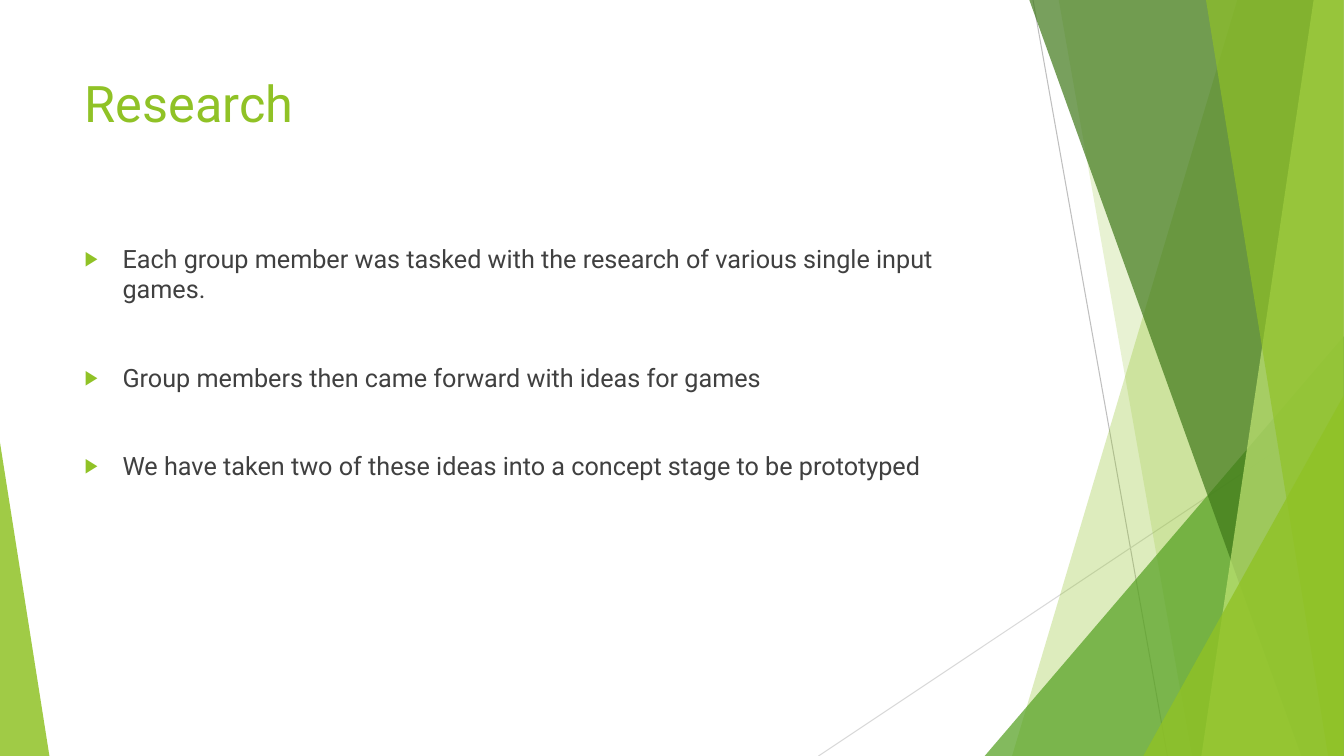
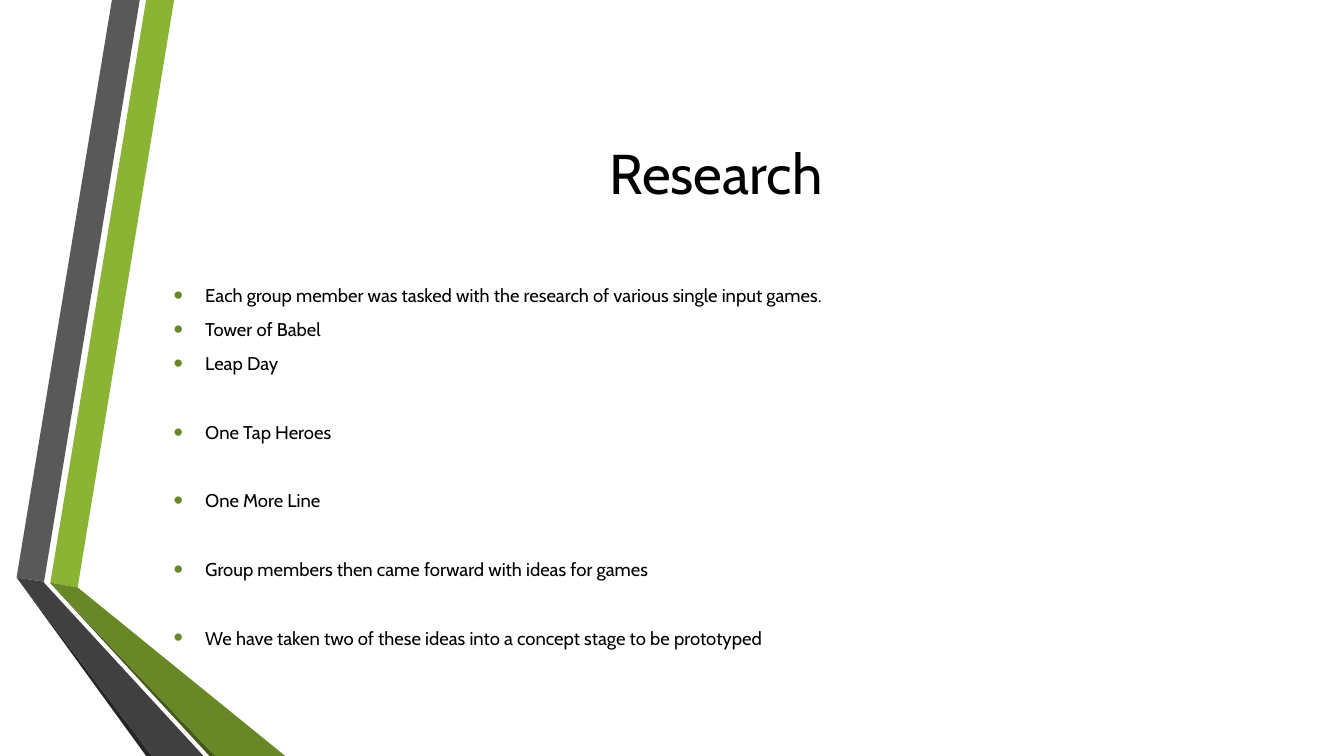
Before and after one commit to UoSGroupProjects1718/mgp-mpg-group-5, a slide deck: slide 3 of Management/Presentations/Initial presentation.pptx (slide 2 before the commit). Drawn at 1344x756 pixels with LibreOffice and Linux fonts; fonts in the diff are those of the drawing; background and template pictures are left out. Boxes give left, top, right and bottom in pixels: in the first picture for what was removed or moved away, otherwise in the second. Text is boxed around its words. In the diff, an @@ line names an element or a change of style, - is before the commit and + after.

```diff
--- a/Management/Presentations/Initial presentation.pptx
+++ b/Management/Presentations/Initial presentation.pptx
@@ title "Research": place and size @@
-title "Research" at [85,84,294,123]
+title "Research" at [609,152,822,195]
@@ title "Research" at [609,152,822,195]: size 36 to 40 pt, font Roboto to Cabin, text colour #90C226 to #000000; alignment left to centre; vertical alignment top to middle @@
@@ text "Each group member was tasked ...": place and size @@
-text "Each group member was tasked ..." at [123,249,932,481]
+text "Each group member was tasked ..." at [205,288,821,649]
@@ text "Each group member was tasked ..." at [205,288,821,649]: vertical alignment top to middle @@
@@ text at [205,288,821,649]: size 18 to 13.2 pt, font Roboto to Cabin, text colour #404040 to #000000 in "Each group member was tasked with the ...", "Group members then came forward with ideas ...", "We have taken two of these ideas ..."; bullet ▶ to •; less space between paragraphs; bullet colour #90C226 to #688727 @@
@@ group removed at [0,0,1344,756]: 8 freeform shapes, 2 lines @@
@@ text at [205,426,331,508]: paragraphs added @@
+• Tower of Babel
+• Leap Day
+• One Tap Heroes
+• One More Line
@@ group added at [16,0,285,756]: 6 freeform shapes @@
```
Also in this commit, not shown: 2 other slides changed, 7 slides added, 8 slides removed, 1 other file.
